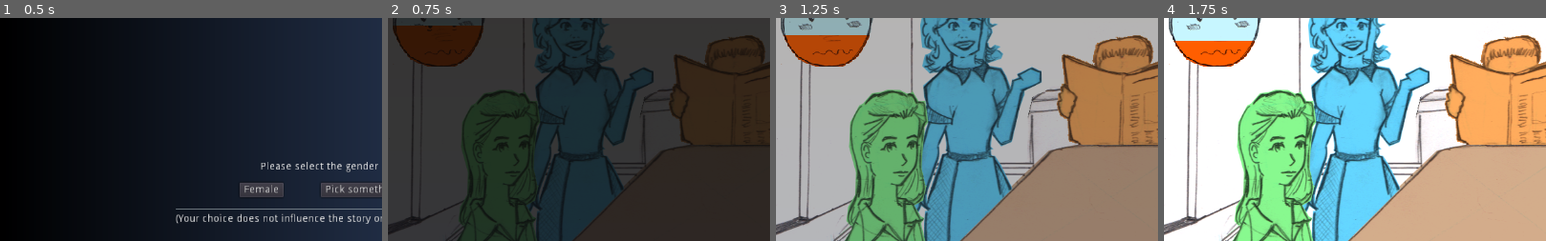
Above: before the commit, frames 1-4 (left to right).
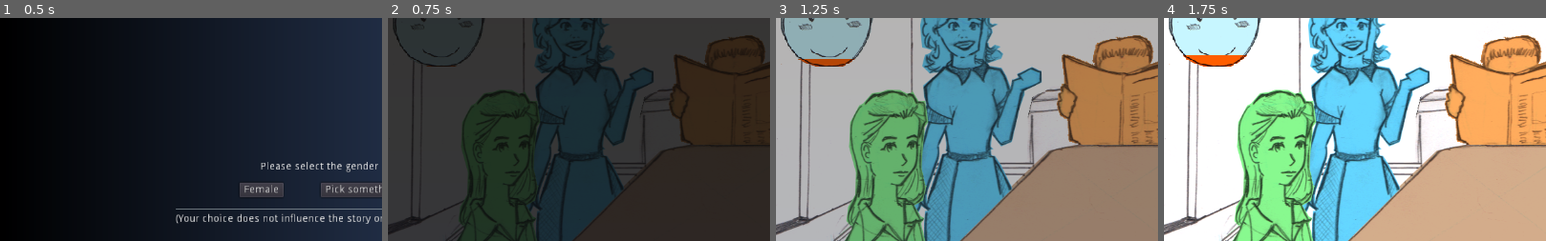
Above: after the commit, the same moments.

Repository: jordgubben/gw24-fam-andersson
Game: Godot game, scene res://Intro.tscn
Same seed, same stepped clock (60 frames per second), same inputs: the game is played once before the commit and once after it. The engine's default icon, where the game draws it, is replaced by a stand-in: a white triangle on a blue panel in a dark square.
Inputs:
- Up to frame 1 (0.5 s): no input
- Up to frame 2 (0.75 s): click "Female" at 0.5 s
- Up to frame 3 (1.25 s): no input
- Up to frame 4 (1.75 s): click "<< Rewind 1 step (dev only)" at 1.25 s
The pictures show only the part of the screen within x 0-50%, y 14-64%; the shares and areas given below are measured in that part.

Frame 1 is identical in both runs. In frame 2, 3.2% of the frame differs, in the area x 1-25%, y 3-22%; in frame 3, 2.1%; in frame 4, 1.2%.

Commit message:
Start anxiety meter from the bottom (not the middle)

Diff:
--- a/ui/AnxietyBar.tscn
+++ b/ui/AnxietyBar.tscn
@@ -37,7 +37,6 @@
 size_flags_vertical = 3
 max_value = 5.0
 step = 0.0
-value = 2.5
 texture_under = ExtResource( 1 )
 texture_progress = ExtResource( 3 )
 fill_mode = 3
